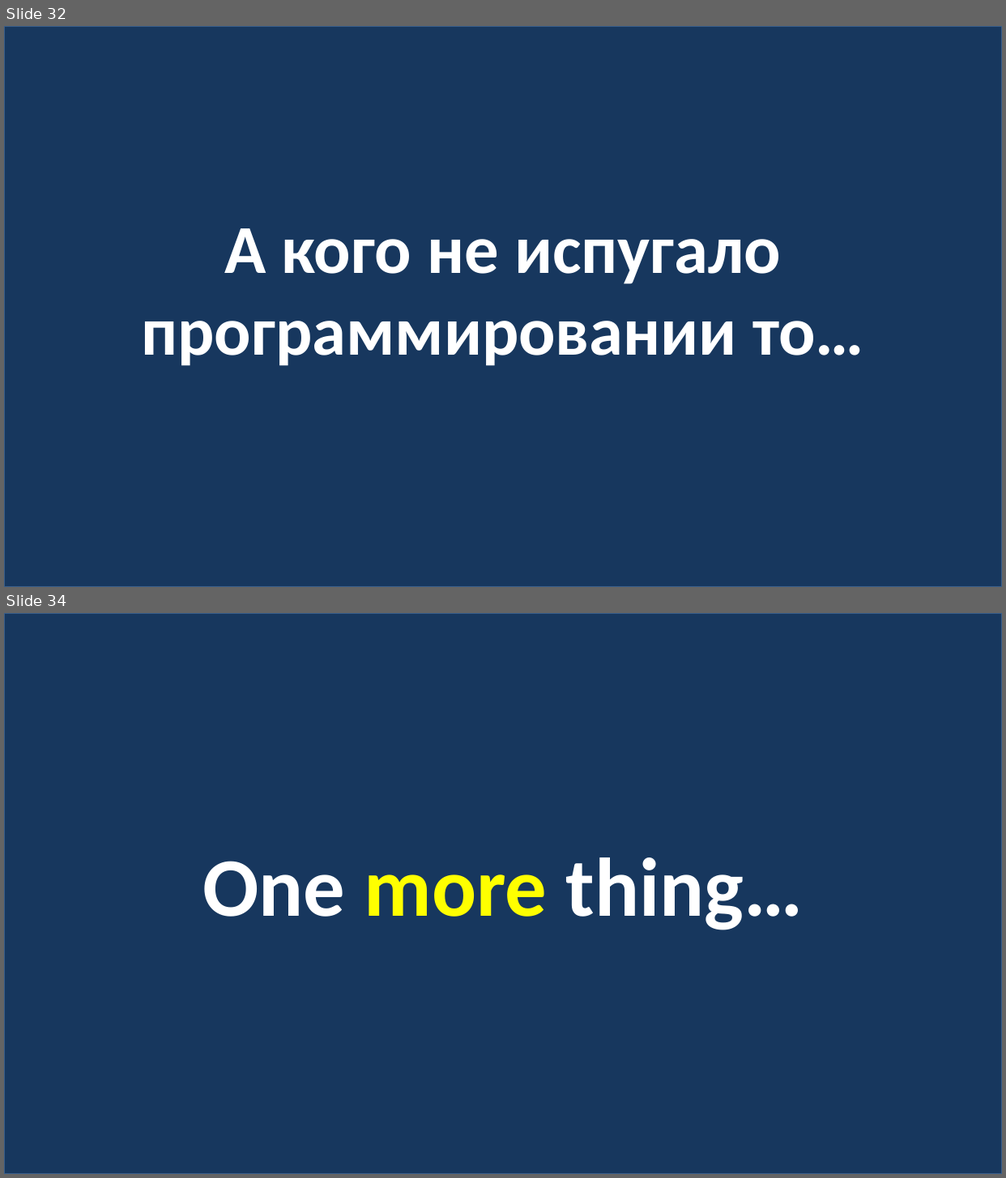
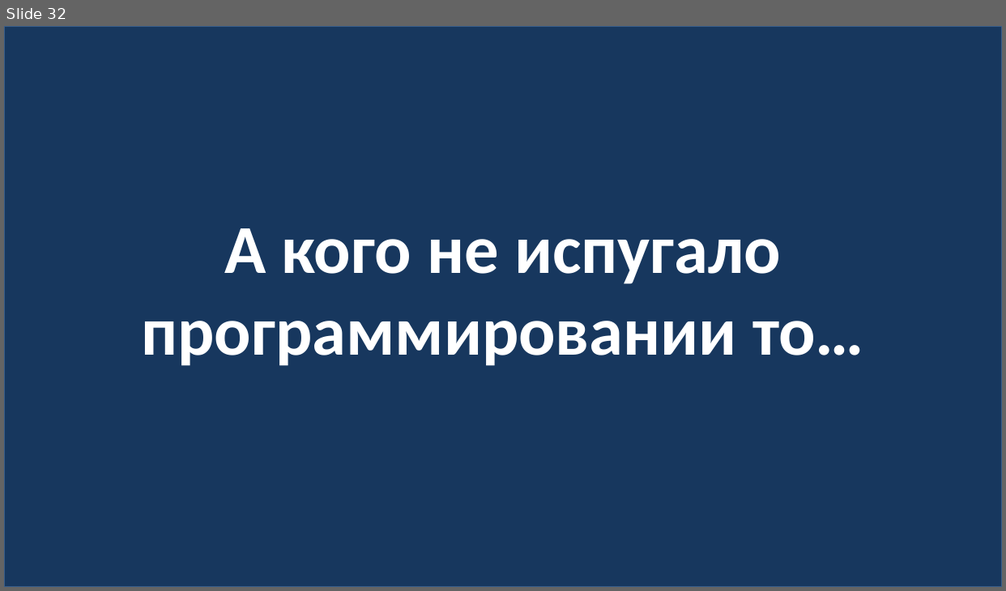
Before and after one commit to web41-ortdnipro/lesson24, a slide deck: lesson24.pptx. Shown one above the other, each under a label of ours: slides 32 and 34 before the commit, slide 32 after it; the slides between them are not shown. The pictures are 1006x1178 and 1006x591 pixels, drawn with LibreOffice and Linux fonts; fonts in the diff are those of the drawing. Boxes give left, top, right and bottom in pixels: in the first picture for what was removed or moved away, otherwise in the second. Text is boxed around its words. In the diff, an @@ line names an element or a change of style, - is before the commit and + after.

```diff
--- a/lesson24.pptx
+++ b/lesson24.pptx
@@ slide 34 removed at [4,613,1002,1174], background #FFFFFF @@
@@ rectangle removed at [4,613,1002,1174] @@
@@ text removed at [202,858,803,931] @@
-One more thing…
```
Also in this commit, not shown: 1 slide changed, 1 other slide removed, 1 other file.
